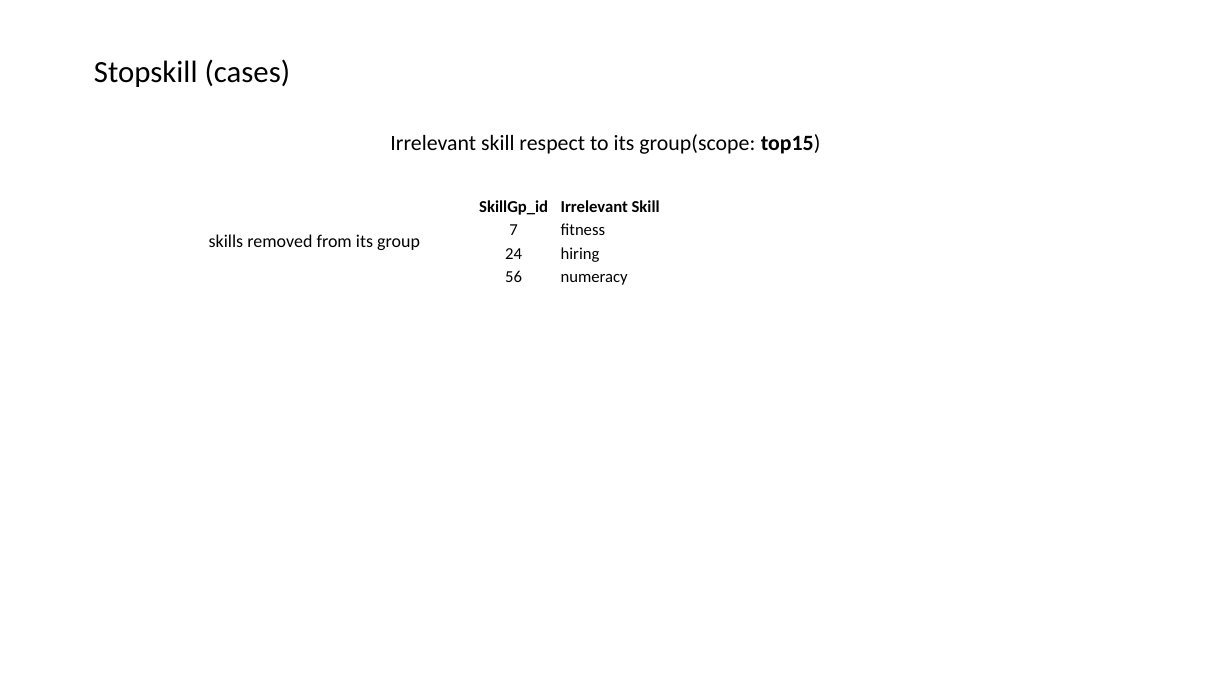
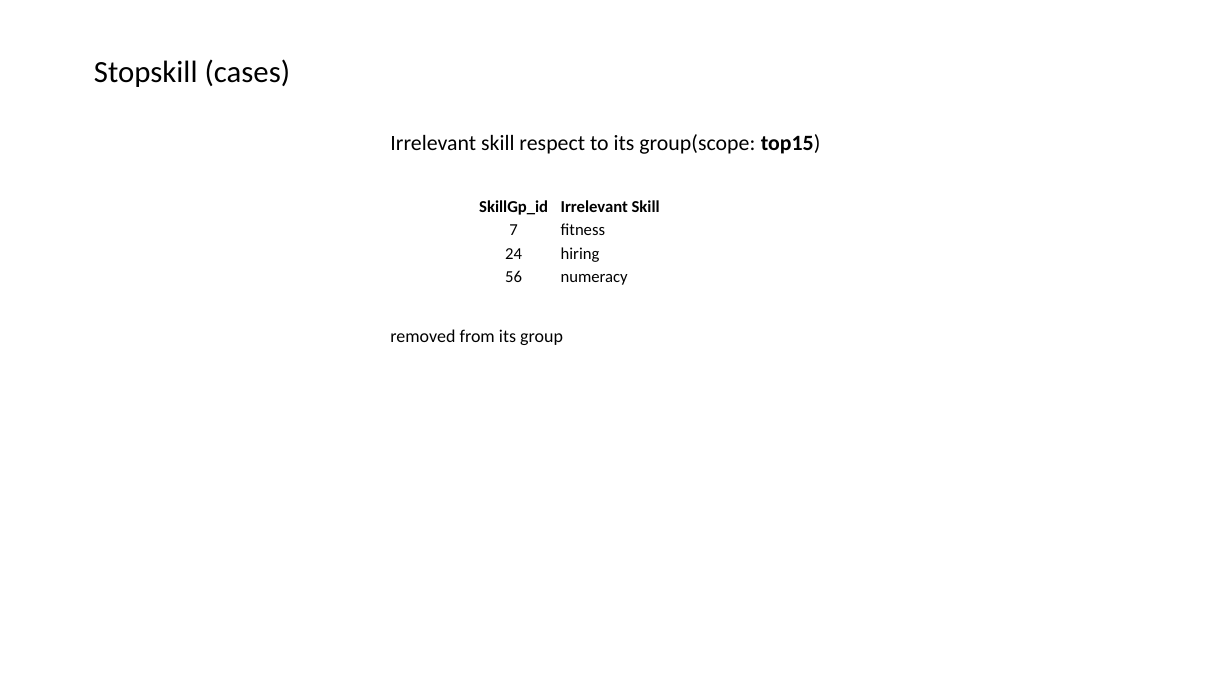
Before and after one commit to wjteoh/skillsense, a slide deck: slide 44 of doc/AfterOneSkillOneGroup_removedto50_skill_dist.pptx. Drawn at 1232x693 pixels with LibreOffice and Linux fonts; fonts in the diff are those of the drawing. Boxes give left, top, right and bottom in pixels: in the first picture for what was removed or moved away, otherwise in the second. Text is boxed around its words. In the diff, an @@ line names an element or a change of style, - is before the commit and + after.

Commit message:
Enable API + Update Data + webpage ICON
Enable Related Skills API as follows:
-http://www.skillsense/data/relatedskills/<skill>

```diff
--- a/doc/AfterOneSkillOneGroup_removedto50_skill_dist.pptx
+++ b/doc/AfterOneSkillOneGroup_removedto50_skill_dist.pptx
@@ text at [390, 329, 563, 345]: text changed @@
-skills removed from its group
+removed from its group
```
Also in this commit, not shown: 1 other slide changed, 16 other files.
